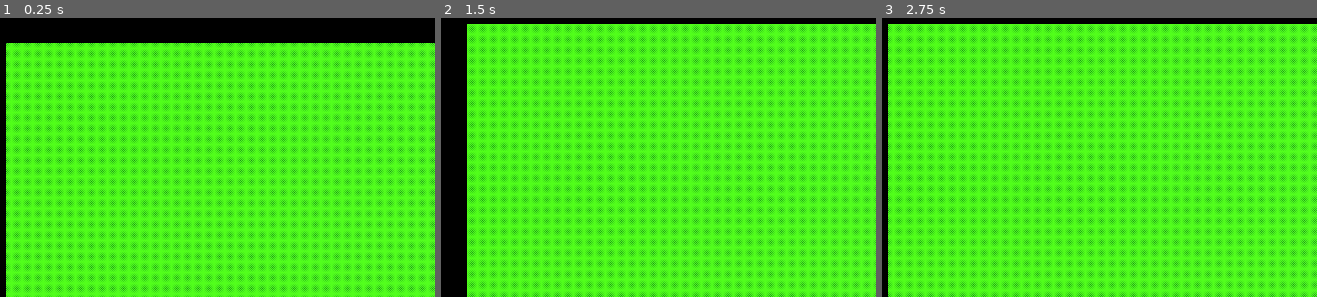
Above: before the commit, frames 1-3 (left to right).
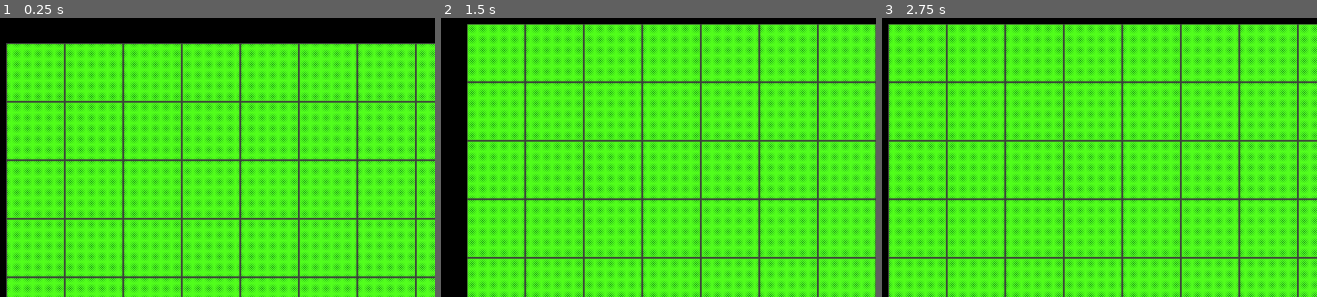
Above: after the commit, the same moments.

Repository: Griiimon/Civlike-Framework
Game: Godot game, scene res://game.tscn
The game is run twice, just before and just after one commit, with the same random seed, the same clock (stepped at 60 frames per second) and the same inputs.
Inputs:
- Up to frame 1 (0.25 s): no input
- Up to frame 2 (1.5 s): tap Enter at 0.5 s; tap Down (camera_down) at 0.6 s; tap Space at 1.25 s; tap Left (camera_left) at 1.35 s
- Up to frame 3 (2.75 s): tap Enter at 2 s; tap Right (camera_right) at 2.1 s

The runs differ from the first frame. In frame 1, 8.2% of the frame differs, in the area x 1-100%, y 8-100%; in frame 2, 7.5%; in frame 3, 8.2%.

Commit message:
fixed grid

Diff:
--- a/game.tscn
+++ b/game.tscn
@@ -11,7 +11,6 @@
 no_depth_test = true
 albedo_color = Color(0.203922, 0.203922, 0.203922, 1)
 albedo_texture = ExtResource("4_2nqph")
-uv1_scale = Vector3(10, 10, 10)
 
 [sub_resource type="PlaneMesh" id="PlaneMesh_0wm2y"]
 material = SubResource("StandardMaterial3D_nxysi")
@@ -28,7 +27,6 @@
 [node name="Flat" type="Node3D" parent="World"]
 
 [node name="Grid" type="MeshInstance3D" parent="World"]
-transform = Transform3D(1, 0, 0, 0, 1, 0, 0, 0, 1, 0, -0.775, 0)
 mesh = SubResource("PlaneMesh_0wm2y")
 
 [node name="Camera3D" type="Camera3D" parent="."]
--- a/src/world/world.gd
+++ b/src/world/world.gd
@@ -47,6 +47,6 @@
 
 
 func generate_grid():
-	grid.position= Vector3(width, 0, height) / 2
-	var material: StandardMaterial3D= grid.mesh.material
-	material.uv1_scale= Vector3(width, 0, height)
+	grid.position= (Vector3(width, 0, height) - Vector3(1, 0, 1))  / 2
+	grid.mesh.size= Vector2(width, height)
+	grid.mesh.material.uv1_scale= Vector3(width, height, 1)
